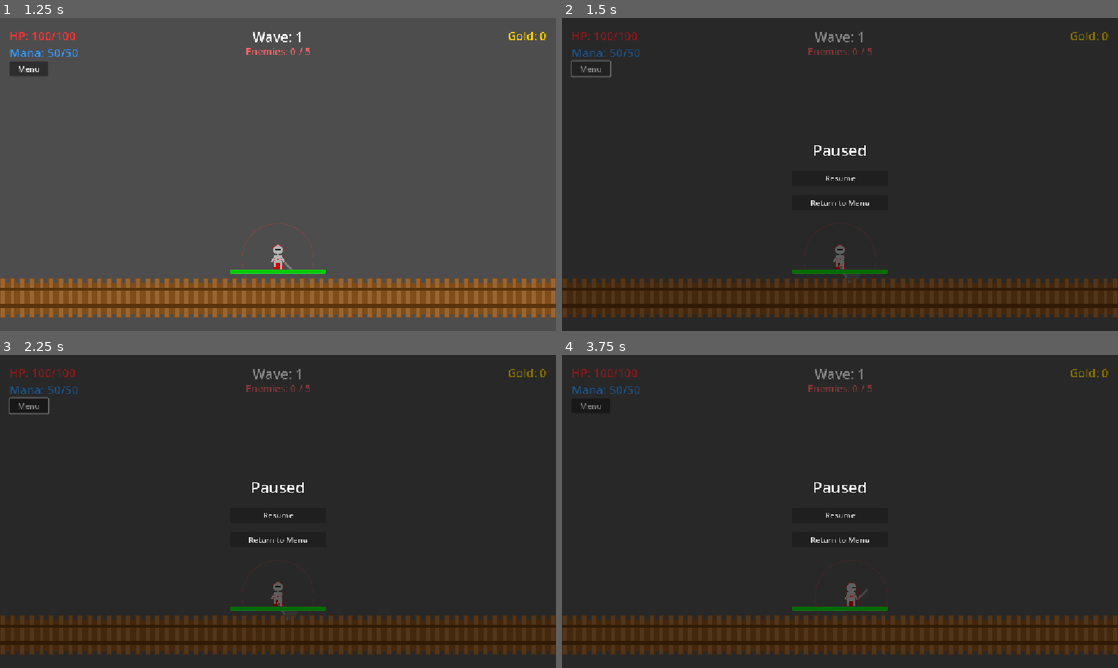
Above: before the commit, frames 1-4 (two rows, left to right).
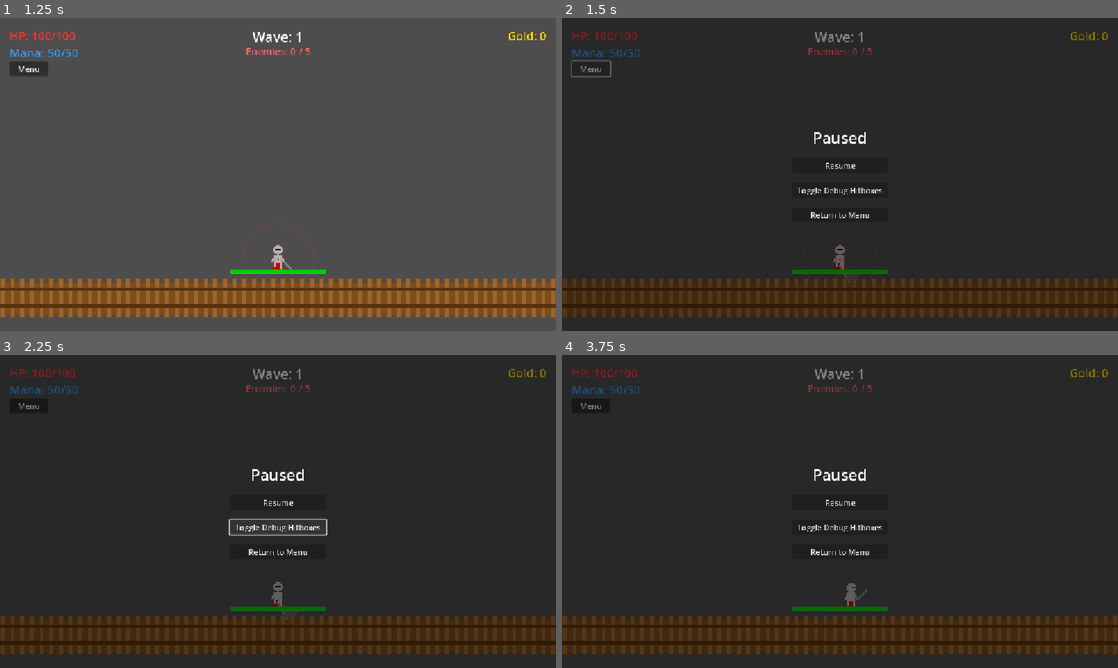
Above: after the commit, the same moments.

Repository: LucasGauterio/godot-wave-conqueror
Game: Godot game, scene res://scenes/ui/menu.tscn
The game is run twice, just before and just after one commit, with the same random seed, the same clock (stepped at 60 frames per second) and the same inputs.
Inputs (mouse positions are in pixels of both pictures, inside the frame that each line leads up to):
- Up to frame 1 (1.25 s): click "Start Game" at 0.5 s
- Up to frame 2 (1.5 s): click "Menu" at 1.25 s
- Up to frame 3 (2.25 s): click (278, 527) at 2 s, where only the run after the commit has a clickable "Toggle Debug Hitboxes"
- Up to frame 4 (3.75 s): click "Resume" at 2.75 s; tap Enter at 3.5 s; hold D (move_right) from 3.53 s (still down); tap Space (attack) at 3.6 s

Frame 1 is identical in both runs. In frame 2, 0.7% of the frame differs, in the area x 42-58%, y 36-64%; in frame 3, 1.1%, in the area x 1-59%, y 13-79%; in frame 4, 0.7%.

Commit message:
feat: Add global debug toggle for hitbox outlines in Pause Menu

Diff:
--- a/project.godot
+++ b/project.godot
@@ -13,7 +13,10 @@
 config/name="Wave Conqueror"
 run/main_scene="res://scenes/ui/menu.tscn"
 config/features=PackedStringArray("4.5", "Forward Plus")
-config/icon="res://icon.svg"
+
+[autoload]
+
+GlobalSettings="*res://scripts/global_settings.gd"
 
 [display]
 
--- a/scenes/ui/pause_menu.tscn
+++ b/scenes/ui/pause_menu.tscn
@@ -47,9 +47,14 @@
 layout_mode = 2
 text = "Resume"
 
+[node name="DebugButton" type="Button" parent="VBoxContainer"]
+layout_mode = 2
+text = "Toggle Debug Hitboxes"
+
 [node name="MenuButton" type="Button" parent="VBoxContainer"]
 layout_mode = 2
 text = "Return to Menu"
 
 [connection signal="pressed" from="VBoxContainer/ResumeButton" to="." method="_on_resume_button_pressed"]
+[connection signal="pressed" from="VBoxContainer/DebugButton" to="." method="_on_debug_button_pressed"]
 [connection signal="pressed" from="VBoxContainer/MenuButton" to="." method="_on_menu_button_pressed"]
--- a/scripts/enemy.gd
+++ b/scripts/enemy.gd
@@ -9,7 +9,6 @@
 @export var damage: int = 1
 @export var score_value: int = 10
 @export var tier: Tier = Tier.COMMON
-@export var show_debug_hitbox: bool = true
 
 var current_health: int
 var current_state: State = State.WALK
@@ -42,6 +41,10 @@
 
 	apply_tier_scaling()
 	queue_redraw()
+
+	# Connect to Global Debug Toggle
+	if GlobalSettings:
+		GlobalSettings.debug_toggled.connect(func(_on): queue_redraw())
 
 func apply_tier_scaling():
 	# Scaling: +10% cumulatively
@@ -180,7 +183,7 @@
 		draw_circle(club_tip, 6, detail_color)
 
 	# 4. Optional: Draw Debug Hitbox Outline
-	if show_debug_hitbox:
+	if GlobalSettings and GlobalSettings.show_debug_hitboxes:
 		var outline_color = Color(0, 1, 0, 0.5)
 		draw_arc(Vector2(0, -15), 15, 0, TAU, 16, outline_color, 1.0)
 		draw_arc(Vector2(0, 15), 15, 0, TAU, 16, outline_color, 1.0)
--- /dev/null
+++ b/scripts/global_settings.gd
@@ -0,0 +1,8 @@
+extends Node
+
+signal debug_toggled(is_on: bool)
+
+var show_debug_hitboxes: bool = true:
+	set(value):
+		show_debug_hitboxes = value
+		debug_toggled.emit(show_debug_hitboxes)
--- a/scripts/pause_menu.gd
+++ b/scripts/pause_menu.gd
@@ -12,6 +12,11 @@
 func _on_resume_button_pressed():
 	toggle_pause()
 
+func _on_debug_button_pressed():
+	if GlobalSettings:
+		GlobalSettings.show_debug_hitboxes = !GlobalSettings.show_debug_hitboxes
+		get_tree().debug_collisions_hint = GlobalSettings.show_debug_hitboxes
+
 func _on_menu_button_pressed():
 	get_tree().paused = false
 	get_tree().change_scene_to_file("res://scenes/ui/menu.tscn")
--- a/scripts/player.gd
+++ b/scripts/player.gd
@@ -9,7 +9,6 @@
 var current_state: State = State.IDLE
 var is_mounted: bool = false
 var last_direction: float = 1.0
-@export var show_debug_hitbox: bool = true
 
 enum WeaponType { SWORD, AXE, MACE, BOW, WAND, STAFF }
 enum OffHandType { NONE, SHIELD, GRIMOIRE }
@@ -50,6 +49,10 @@
 	# Defer signal emission to ensure UI is ready if connected
 	call_deferred("emit_health_changed")
 	call_deferred("emit_signal", "gold_changed", gold)
+
+	# Connect to Global Debug Toggle
+	if GlobalSettings:
+		GlobalSettings.debug_toggled.connect(func(_on): queue_redraw())
 
 func add_gold(amount: int):
 	gold += amount
@@ -261,7 +264,7 @@
 			draw_circle(weapon_tip, 6, Color(0.2, 0.8, 1.0, 0.8))
 
 	# 7. Debug Hitbox
-	if show_debug_hitbox:
+	if GlobalSettings and GlobalSettings.show_debug_hitboxes:
 		var outline_color = Color(1, 0, 0, 0.5)
 		draw_arc(Vector2(0, -15), 15, 0, TAU, 16, outline_color, 1.0)
 		draw_arc(Vector2(0, 15), 15, 0, TAU, 16, outline_color, 1.0)
Binary file removed: assets/goblin.jpg
Binary file removed: assets/goblin.png
Binary file removed: assets/knight.jpg
Binary file removed: assets/knight.png
Binary file removed: assets/wooden_fence.jpg
